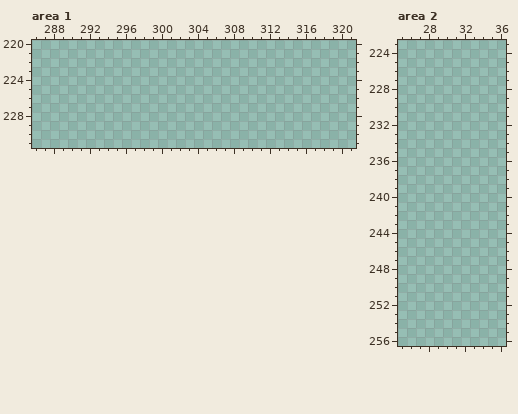
Two states of a pixel-art file, Assets/Artwork/Tileset.aseprite. This is how it looked before the edit.
500x500 pixels, 1 frame. Colours within 5 levels of each other are drawn and written as one. Shown: area 1: x 286..321, y 220..231; area 2: x 25..36, y 223..256. The commit also changed other parts of the picture, which this record leaves out.
And afterwards:
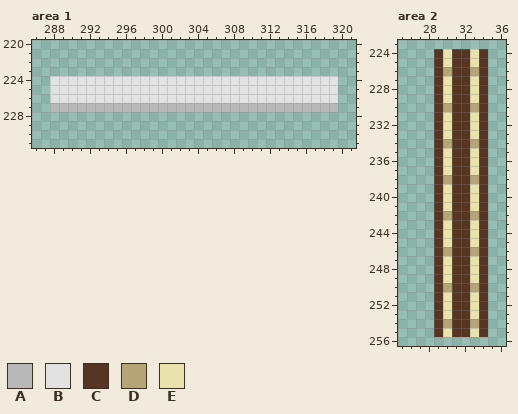
Palette (. is transparent): A #b8b8b8  B #e2e2e2  C #563523  D #b6a479  E #e8e3aa
The exact change:
Area 1, layer "Layer 1":
Colour A now appears in row 227 at x 288 to 319.
Colour B now appears in rows 224 to 226 at x 288 to 319.
Area 2, layer "Layer 1":
Colour C now appears in rows 224 to 255 at x 29, 31 to 32 and 34.
Colour D now appears in row 226 at x 30 and 33; in row 230 at x 30 and 33; in row 234 at x 30 and 33; in row 238 at x 30 and 33; in row 242 at x 30 and 33; in row 246 at x 30 and 33.
Colour D now appears in row 250 at x 30 and 33; in row 254 at x 30 and 33.
Colour E now appears in rows 224 to 225 at x 30 and 33; in rows 227 to 229 at x 30 and 33; in rows 231 to 233 at x 30 and 33; in rows 235 to 237 at x 30 and 33; in rows 239 to 241 at x 30 and 33; in rows 243 to 245 at x 30 and 33.
Colour E now appears in rows 247 to 249 at x 30 and 33; in rows 251 to 253 at x 30 and 33; in row 255 at x 30 and 33.
